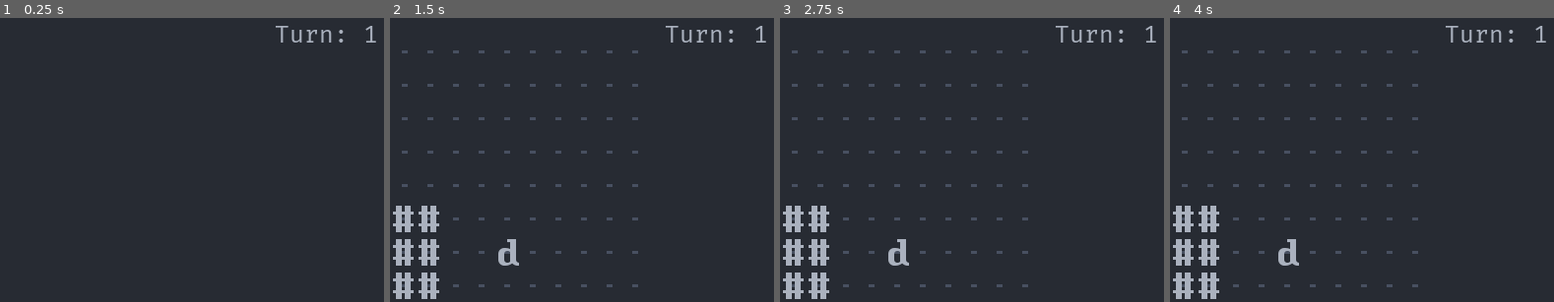
Above: before the commit, frames 1-4 (left to right).
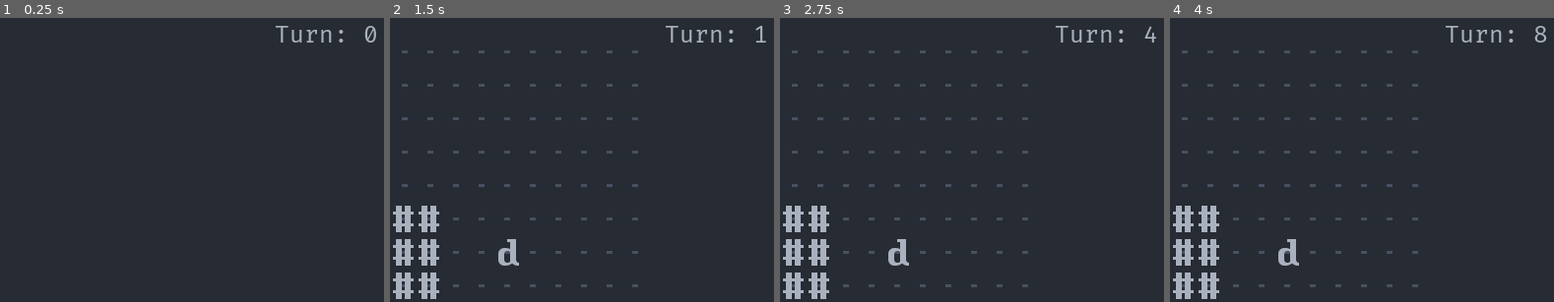
Above: after the commit, the same moments.

Repository: Bozar/GodotRoguelikeDemo
Game: Godot game, scene res://scene/main/MainScene.tscn
The game is run twice, just before and just after one commit, with the same random seed, the same clock (stepped at 60 frames per second) and the same inputs.
Inputs:
- Up to frame 1 (0.25 s): no input
- Up to frame 2 (1.5 s): tap Enter at 0.5 s; hold L (move_right) 0.53-1.28 s; tap . (wait) at 0.6 s; tap Space (init_world) at 1.25, 1.35 s; hold J (move_down) from 1.28 s (still down)
- Up to frame 3 (2.75 s): tap . (wait) at 1.55, 2.1 s; tap Enter at 2 s; release J (move_down) at 2.03 s; hold L (move_right) from 2.03 s (still down)
- Up to frame 4 (4 s): tap Space (init_world) at 2.75, 3.6 s; release L (move_right) at 2.78 s; hold K (move_up) 2.78-3.53 s; tap . (wait) at 2.85, 3.8 s; tap Enter at 3.5 s; hold H (move_left) from 3.53 s (still down)
The pictures show only the part of the screen within x 41-91%, y 2-52%; the shares and areas given below are measured in that part.

The runs differ from the first frame. In frame 1, 0.1% of the frame differs, in the area x 95-98%, y 2-9%; in frame 2, nothing differs; in frame 3, 0.1%; in frame 4, 0.1%.

Commit message:
Print turn counter on UI.

Diff:
--- a/scene/gui/Sidebar.gd
+++ b/scene/gui/Sidebar.gd
@@ -1,5 +1,10 @@
 extends VBoxContainer
 
+
+const _new_GroupName = preload("res://library/GroupName.gd")
+
+var _turn_counter: int = 0
+var _turn_text: String = "Turn: {0}"
 
 onready var _label_help: Label = get_node("Help")
 onready var _label_turn: Label = get_node("Turn")
@@ -7,4 +12,14 @@
 
 func _ready() -> void:
 	_label_help.text = "RL Demo"
-	_label_turn.text = "Turn: 1"
+	_update_turn()
+
+
+func _on_Schedule_turn_started(current_sprite: Sprite) -> void:
+	if current_sprite.is_in_group(_new_GroupName.PC):
+		_turn_counter += 1
+		_update_turn()
+
+
+func _update_turn() -> void:
+	_label_turn.text = _turn_text.format([_turn_counter])
--- a/scene/main/MainScene.gd
+++ b/scene/main/MainScene.gd
@@ -8,6 +8,8 @@
 const NODE_SCHEDULE: String = "Schedule"
 const NODE_DUNGEON: String = "DungeonBoard"
 const NODE_REMOVE: String = "RemoveObject"
+const NODE_SIDEBAR: String = "MainGUI/MainHBox/SidebarVBox"
+const NODE_MODELINE: String = "MainGUI/MainHBox/Modeline"
 
 const SIGNAL_BIND: Array = [
 	[
@@ -18,7 +20,7 @@
 	[
 		"turn_started", "_on_Schedule_turn_started",
 		NODE_SCHEDULE,
-		NODE_PC_MOVE, NODE_NPC,
+		NODE_PC_MOVE, NODE_NPC, NODE_SIDEBAR,
 	],
 	[
 		"sprite_removed", "_on_RemoveObject_sprite_removed",
--- a/scene/main/Schedule.gd
+++ b/scene/main/Schedule.gd
@@ -7,17 +7,10 @@
 
 var _actors: Array = [null]
 var _pointer: int = 0
-var _counter: int = 0
 
 
 func end_turn() -> void:
 	_goto_next()
-
-	# Remove this block and _counter later. Count turns via GUI.
-	if _get_current().is_in_group(_new_GroupName.PC):
-		_counter += 1
-		print("Turn: {0}".format([_counter]))
-
 	emit_signal("turn_started", _get_current())
 
 
